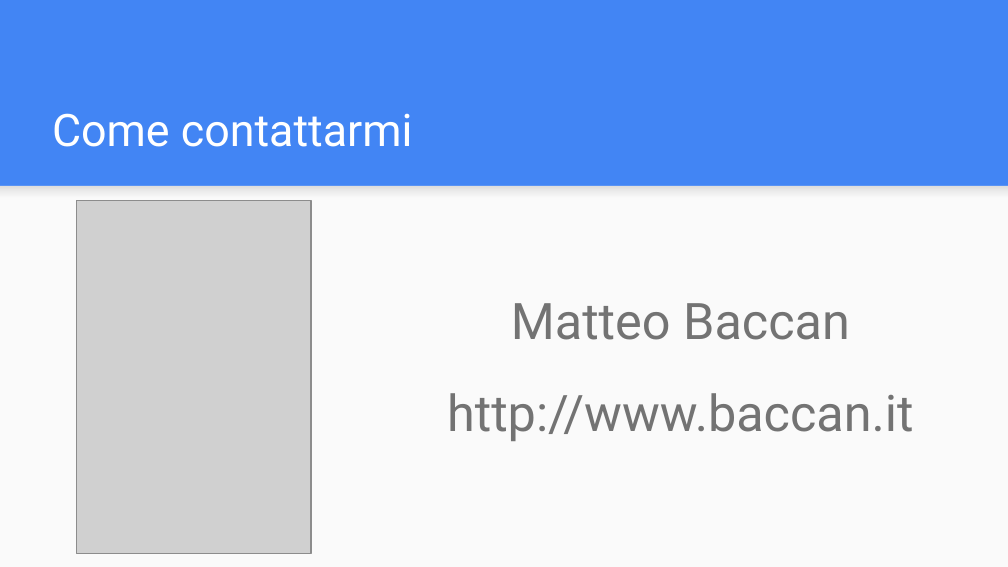
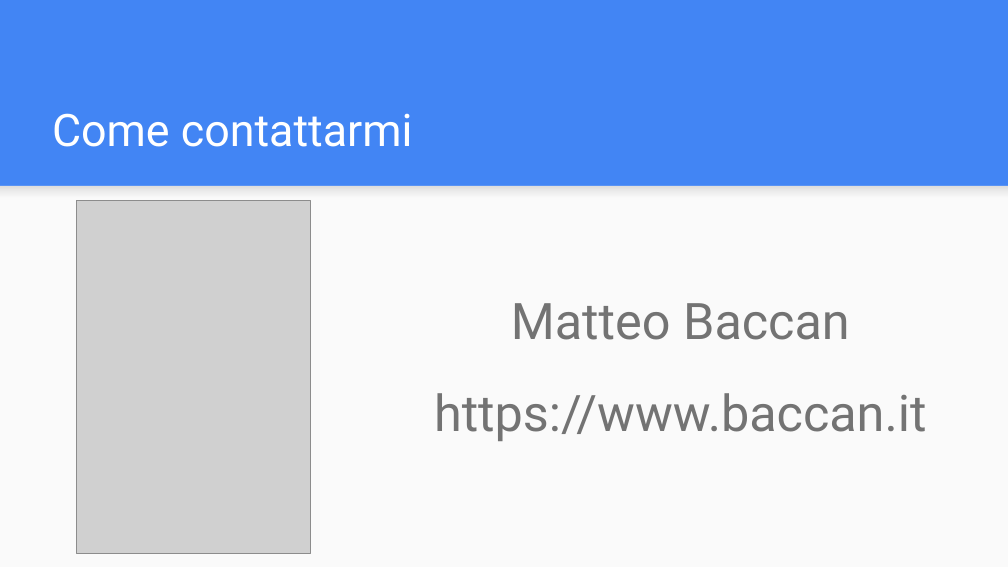
Before and after one commit to matteobaccan/LinoxCorsoCTS2015, a slide deck: slide 20 of Gmail e Google App.pptx. Drawn at 1008x567 pixels with LibreOffice and Linux fonts; fonts in the diff are those of the drawing; grey boxes stand for pictures. Boxes give left, top, right and bottom in pixels: in the first picture for what was removed or moved away, otherwise in the second. Text is boxed around its words. In the diff, an @@ line names an element or a change of style, - is before the commit and + after.

Commit message:
Add presentation and supporting materials for Gmail and Google Apps course

```diff
--- a/Gmail e Google App.pptx
+++ b/Gmail e Google App.pptx
@@ text at (x1=434, y1=393, x2=927, y2=441): text changed @@
-http://www.baccan.it
+https://www.baccan.it
```
Also in this commit, not shown: 2 other files.
